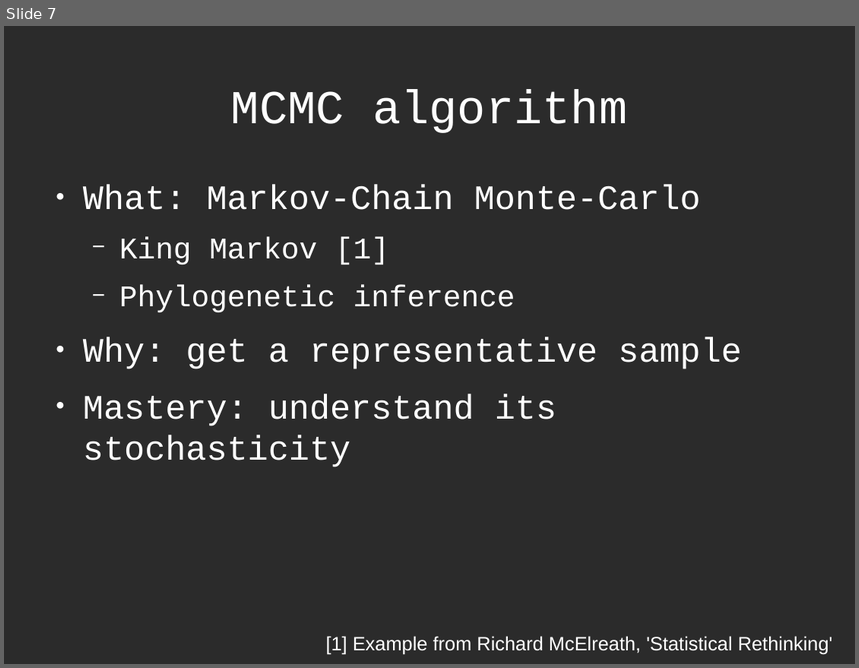
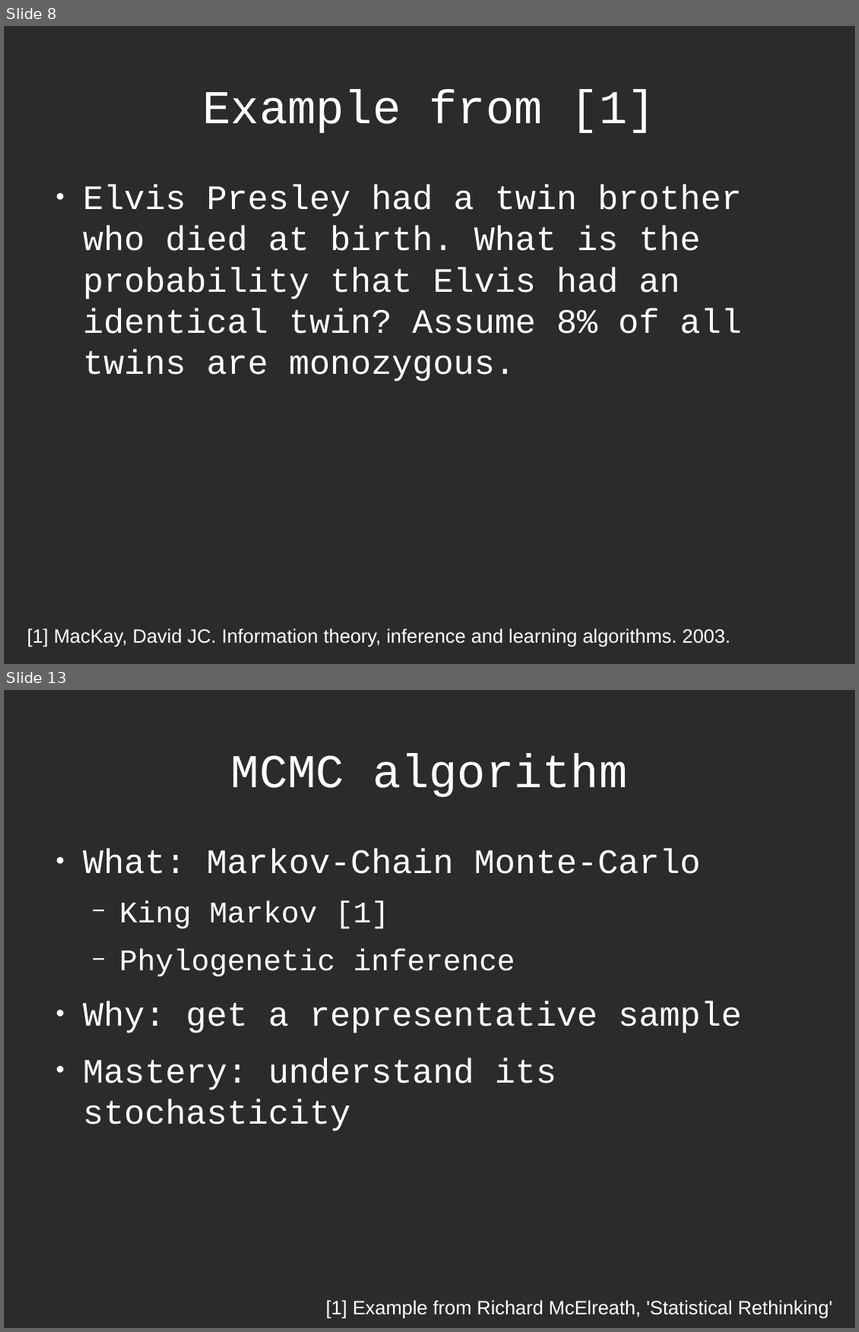
Before and after one commit to richelbilderbeek/Science, a slide deck: Bilderbeek2016Beast/Beast2.odp. Shown one above the other, each under a label of ours: slide 7 before the commit, slides 8 and 13 after it; the slides between them are not shown. The pictures are 859x668 and 859x1332 pixels, drawn with LibreOffice and Linux fonts; fonts in the diff are those of the drawing; background and template pictures are left out; a plain dark background stands for a picture behind light text. Boxes give left, top, right and bottom in pixels: in the first picture for what was removed or moved away, otherwise in the second. Text is boxed around its words. In the diff, an @@ line names an element or a change of style, - is before the commit and + after.

```diff
--- a/Bilderbeek2016Beast/Beast2.odp
+++ b/Bilderbeek2016Beast/Beast2.odp
@@ slide 8 added at bbox=[4, 26, 855, 664], background picture (left out) @@
@@ title added at bbox=[203, 90, 656, 133], 44 pt, text #FFFFFF @@
+Example from [1]
@@ text added at bbox=[83, 185, 742, 382], 32 pt, text #FFFFFF @@
+● Elvis Presley had a twin brother who died at birth. What is the probability that Elvis had an identical twin? Assume 8% of all twins are monozygous.
@@ text added at bbox=[27, 629, 731, 648], 18 pt, text #FFFFFF @@
+[1] MacKay, David JC. Information theory, inference and learning algorithms. 2003.
@@ what was slide 7 is now slide 13 @@
```
Also in this commit, not shown: 2 slides changed, 6 other slides added, 6 other files.
